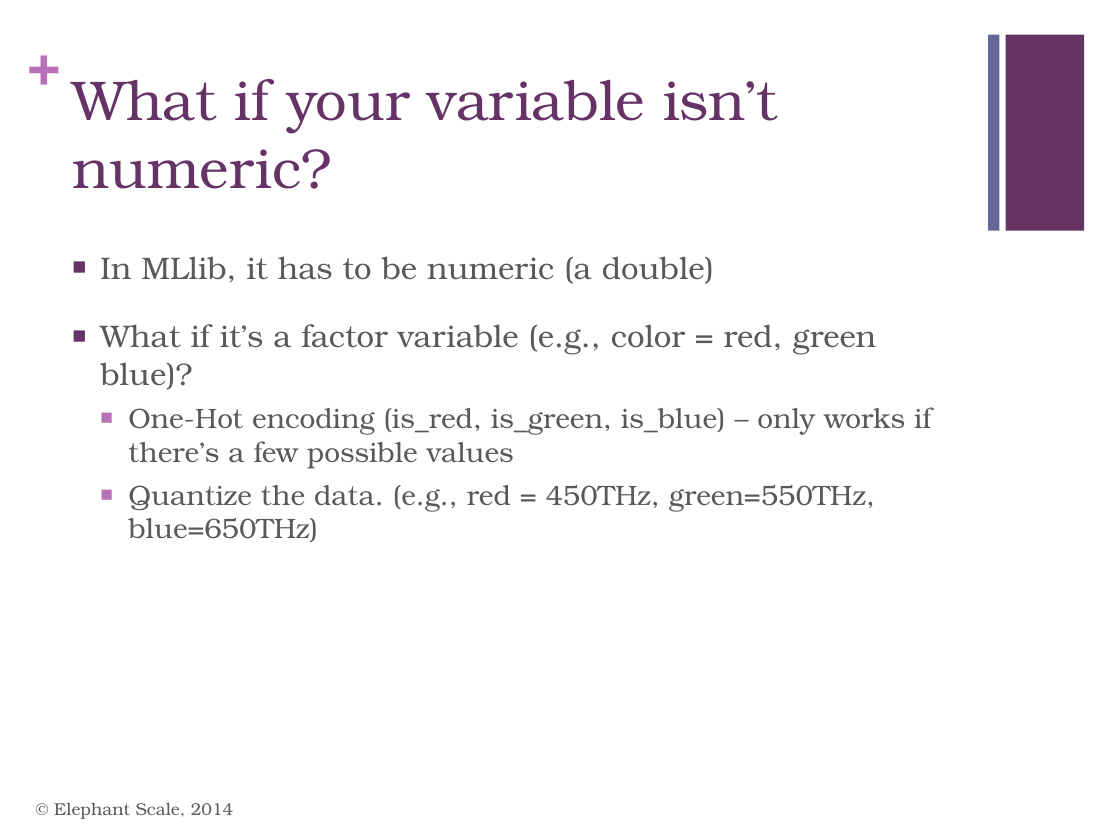
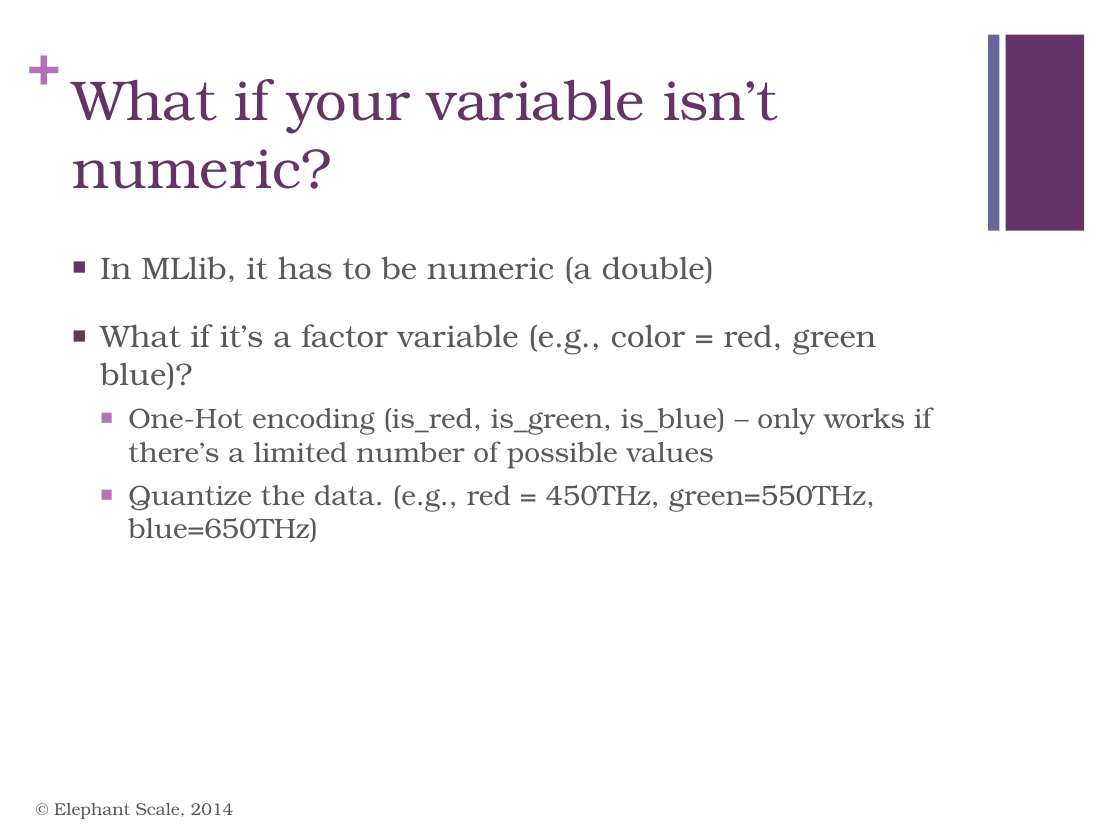
Before and after one commit to mattvinks/spark-labs, a slide deck: slide 11 of slides/MLLib.pptx. Drawn at 1120x840 pixels with LibreOffice and Linux fonts; fonts in the diff are those of the drawing. Boxes give left, top, right and bottom in pixels: in the first picture for what was removed or moved away, otherwise in the second. Text is boxed around its words. In the diff, an @@ line names an element or a change of style, - is before the commit and + after.

```diff
--- a/slides/MLLib.pptx
+++ b/slides/MLLib.pptx
@@ text at bbox=[128, 407, 931, 468]: text changed @@
-  ■ One-Hot encoding (is_red, is_green, is_blue) – only works if there’s a few possible values
+  ■ One-Hot encoding (is_red, is_green, is_blue) – only works if there’s a limited number of possible values
```
Also in this commit, not shown: 6 other slides changed, 7 slides added.
